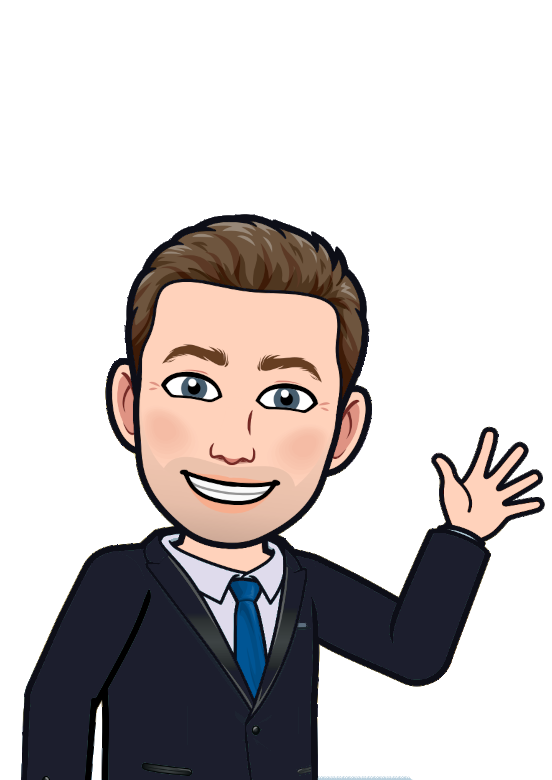
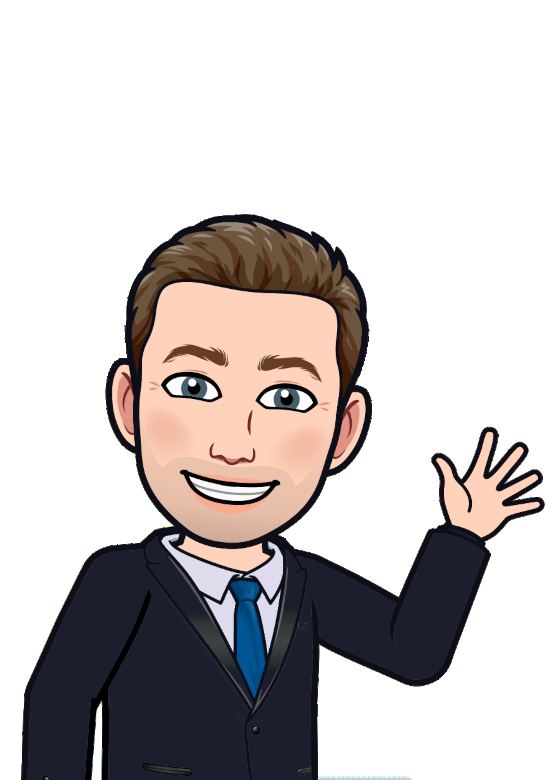
Comparing the layer stacks of the two 552px x 780px images. Changes:
added layer "Inhalt" (darken) above "laptop wave.png-Kopie #1" over bbox(448, 529, 476, 541)
painted on "laptop wave.png-Kopie #1" over bbox(298, 623, 306, 627)
